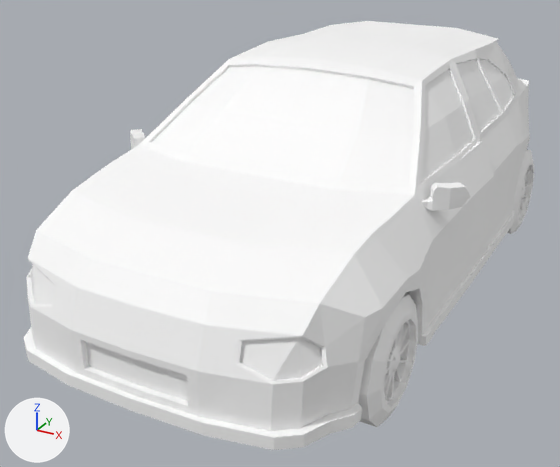
An edit to the glTF model public/models/cars/hatch.glb, drawn before and after from the same camera.
Both versions are drawn from a 50 mm camera at (1.79, -3.95, 2.13) aimed at (-0.21, -0.3, 0.31). The lights are fixed; the arrows at lower left show +X, +Y and +Z. The older version comes first. Where no turn or scale is listed for an object, it has been applied to the vertices. Vertices at exactly the same position are counted once.

The first picture shows 'glass', 'light', 'paint', 'rim', 'trim', 'tyre'.
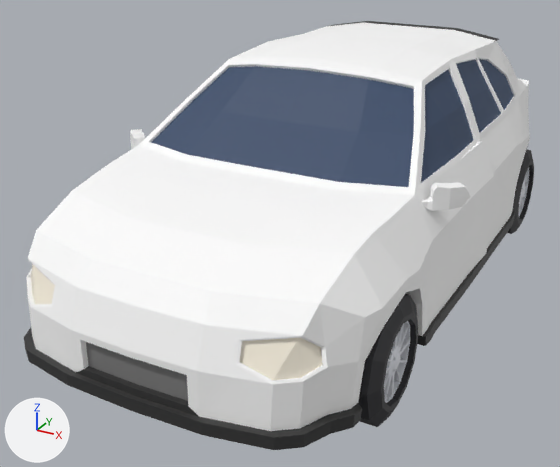
Where the change shows, as pixel boxes [x1, y1, x2, y2] in the pictures (560 x 467 px):
```json
{"part": 1, "of": "me_glass", "change": "recoloured", "before": [152, 59, 514, 187], "after": [152, 59, 514, 187], "on screen": "white to dark blue"}
{"part": 2, "of": "me_trim", "change": "recoloured", "before": [24, 21, 515, 450], "after": [24, 21, 515, 450]}
{"part": 3, "of": "me_tyre", "change": "recoloured", "before": [358, 149, 534, 427], "after": [358, 149, 534, 427]}
```

The change, as JSON lines over the scene's bpy script:
```json
{"block": "me_glass", "where": "me_glass.from_pydata(...)  # 70 vertices, 62 faces; spans x -0.77..0.77, y -1.17..1.17, z -0.2..0.2"}
{"block": "me_glass", "where": "# used by ob_glass; location = (0.0, 0.275, 1.114)"}
{"block": "me_glass", "change": "me_glass part 1: 62 faces centred in x -0.74..0.74, y -1.08..1.1, z -0.14..0.13 are repainted in the vertex colours; the middle colour goes from white #ffffff to dark blue #384b69"}
{"block": "me_trim", "where": "me_trim.from_pydata(...)  # 260 vertices, 418 faces; spans x -0.9..0.9, y -1.95..1.95, z -0.56..0.56"}
{"block": "me_trim", "where": "# used by ob_trim; location = (0.0, 0.0, 0.765)"}
{"block": "me_trim", "change": "me_trim part 2: 418 faces centred in x -0.9..0.9, y -1.95..1.94, z -0.56..0.56 are repainted in the vertex colours; the middle colour goes from white #ffffff to dark grey #323232"}
{"block": "me_tyre", "where": "me_tyre.from_pydata(...)  # 496 vertices, 552 faces; spans x -0.88..0.88, y -1.47..1.47, z -0.29..0.29"}
{"block": "me_tyre", "where": "# used by ob_tyre; location = (0.001, -0.044, 0.292)"}
{"block": "me_tyre", "change": "me_tyre part 3: 552 faces centred in x -0.88..0.88, y -1.45..1.45, z -0.28..0.28 are repainted in the vertex colours; the middle colour goes from white #ffffff to black #26262a"}
```
